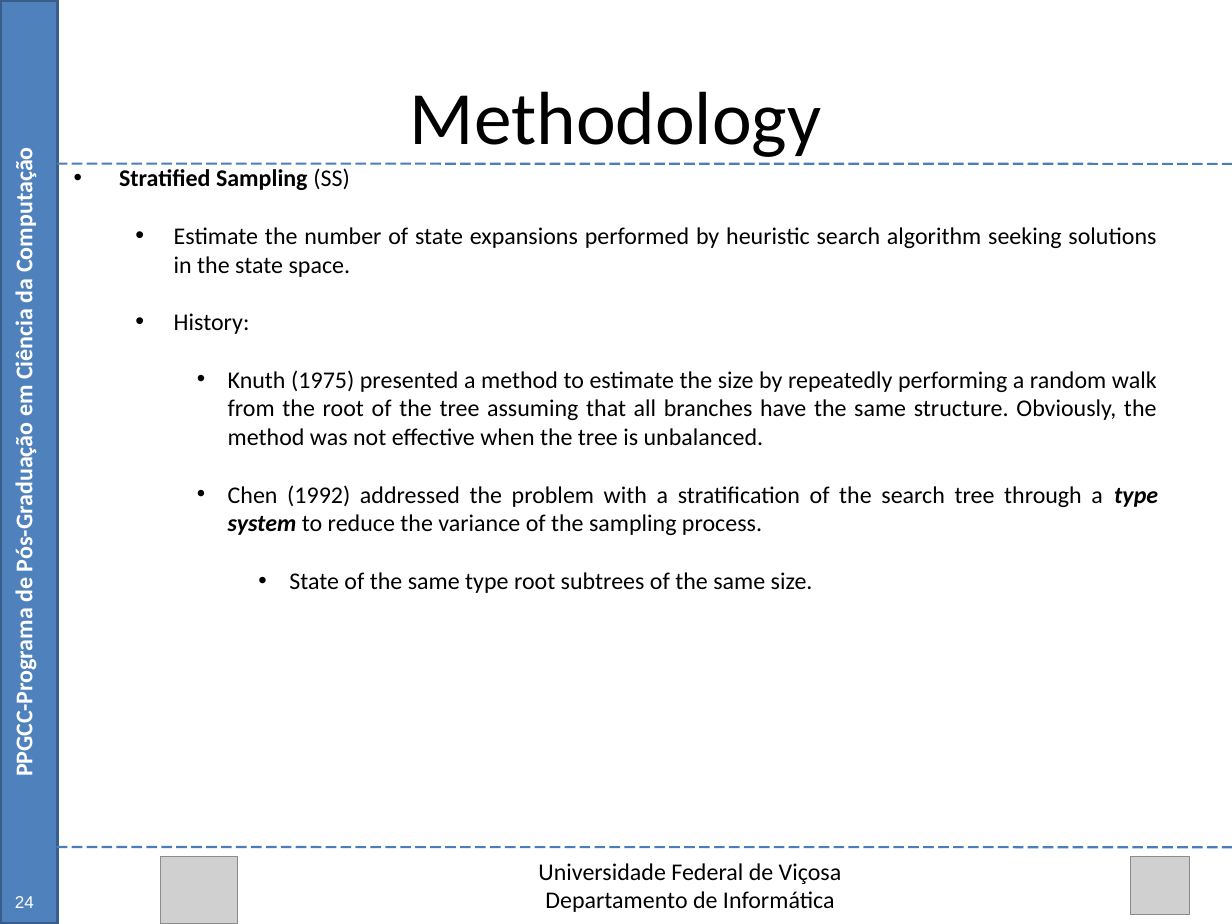
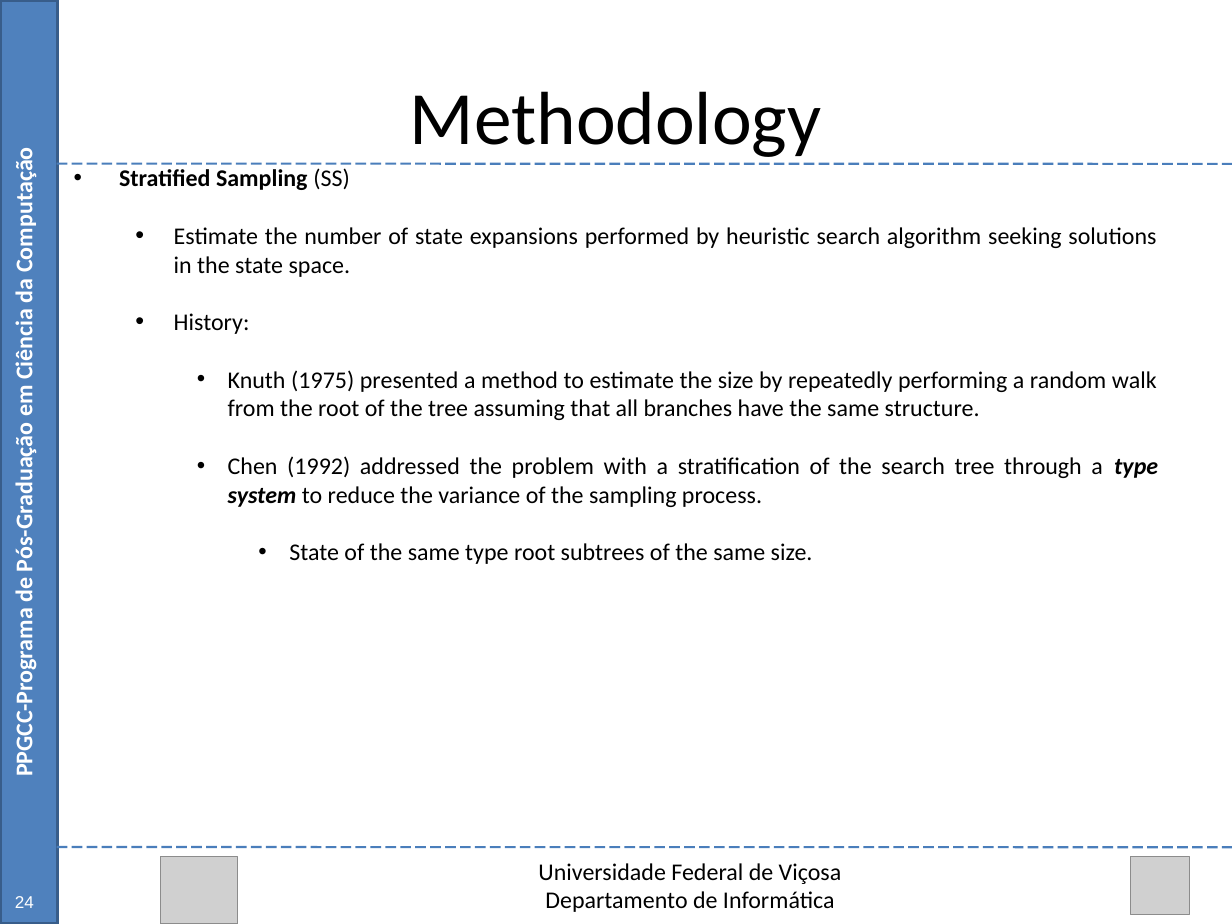
Before and after one commit to Marvinsky/research-marvin, a slide deck: slide 31 of latex/odp/selection heuristics.odp. Drawn at 1232x924 pixels with LibreOffice and Linux fonts; fonts in the diff are those of the drawing; grey boxes stand for pictures. Boxes give left, top, right and bottom in pixels: in the first picture for what was removed or moved away, otherwise in the second. Text is boxed around its words. In the diff, an @@ line names an element or a change of style, - is before the commit and + after.

```diff
--- a/latex/odp/selection heuristics.odp
+++ b/latex/odp/selection heuristics.odp
@@ text at <box>228,370,1157,420</box>: text changed @@
-    • Knuth (1975) presented a method to estimate the size by repeatedly performing a random walk from the root of the tree assuming that all branches have the same structure. Obviously, the method was not effective when the tree is unbalanced.
+    • Knuth (1975) presented a method to estimate the size by repeatedly performing a random walk from the root of the tree assuming that all branches have the same structure.
```
Also in this commit, not shown: 5 other slides changed.
